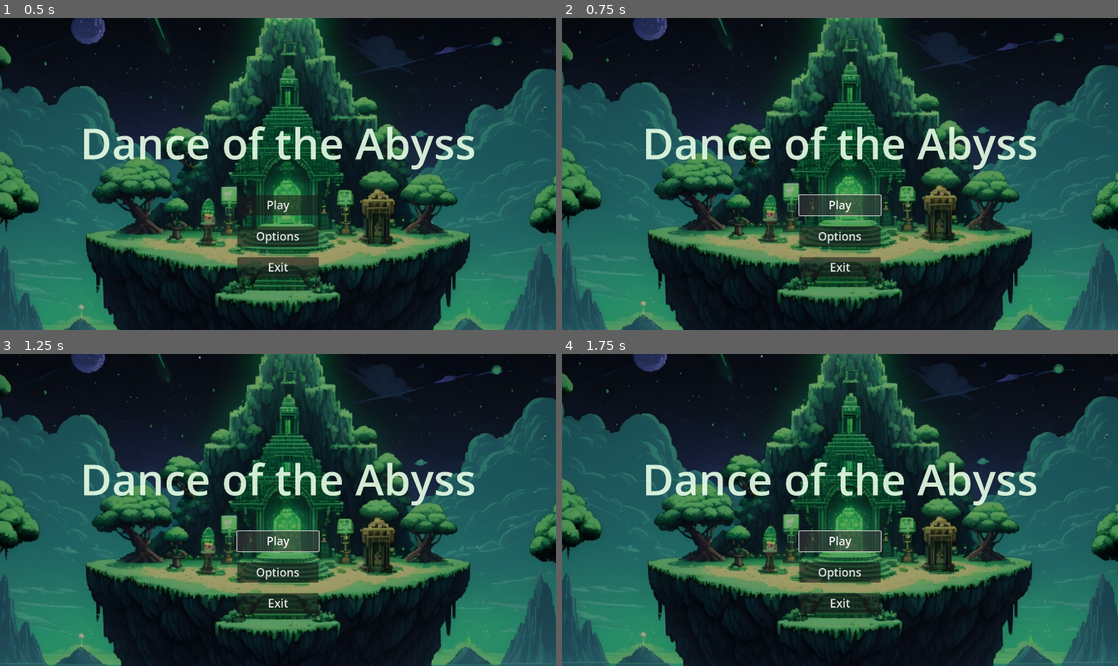
Above: before the commit, frames 1-4 (two rows, left to right).
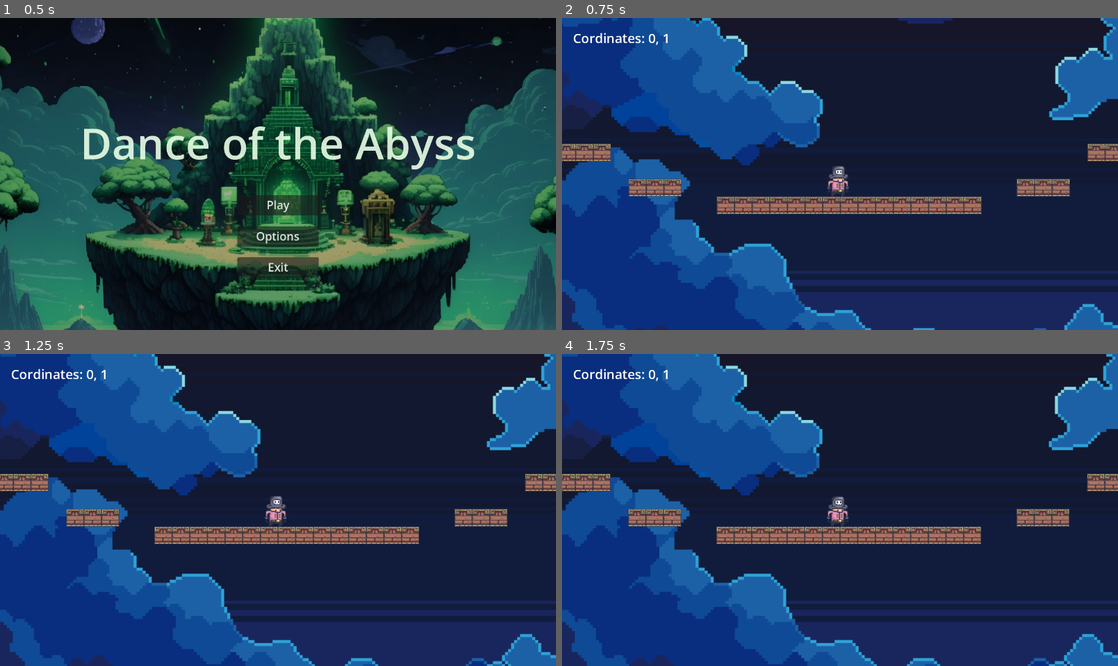
Above: after the commit, the same moments.

Repository: Mykhail024/DanceOfTheAbyss
Game: Godot game, scene res://src/MainMenu/main_menu.tscn
The game is run twice, just before and just after one commit, with the same random seed, the same clock (stepped at 60 frames per second) and the same inputs.
Inputs (mouse positions are in pixels of both pictures, inside the frame that each line leads up to):
- Up to frame 1 (0.5 s): no input
- Up to frame 2 (0.75 s): click "Play" at 0.5 s
- Up to frame 3 (1.25 s): no input
- Up to frame 4 (1.75 s): click (840, 541) at 1.25 s, where only the run before the commit has a clickable "Play"

Frame 1 is identical in both runs. In frame 2, 84% of the frame differs, in the area x 0-100%, y 0-100%; in frame 3, 85%; in frame 4, 85%.

Commit message:
fixed scene path

Diff:
--- a/src/MainMenu/main_menu.gd
+++ b/src/MainMenu/main_menu.gd
@@ -15,7 +15,8 @@
 	get_tree().quit();
 
 func play():
-	get_tree().change_scene_to_file("res://World/Levels/Lvl1.tscn")
+	get_tree().change_scene_to_file("res://src/World/Levels/Lvl1.tscn")
+	Input.set_mouse_mode(Input.MOUSE_MODE_HIDDEN)
 
 func settings():
 	pass
--- a/src/World/Levels/Lvl1.gd
+++ b/src/World/Levels/Lvl1.gd
@@ -27,4 +27,4 @@
 		game_paused = !game_paused
 
 func retry() -> void:
-	get_tree().change_scene_to_file("res://World/Levels/Lvl1.tscn")
+	get_tree().change_scene_to_file("res://src/World/Levels/Lvl1.tscn")
--- a/src/World/menu.gd
+++ b/src/World/menu.gd
@@ -8,17 +8,22 @@
 
 func _main_menu() -> void:
 	world.game_paused = false
-	get_tree().change_scene_to_file("res://MainMenu/main_menu.tscn")
+	get_tree().change_scene_to_file("res://src/MainMenu/main_menu.tscn")
+	Input.set_mouse_mode(Input.MOUSE_MODE_VISIBLE)
 
 func _resume() -> void :
 	world.game_paused = false
+	Input.set_mouse_mode(Input.MOUSE_MODE_HIDDEN)
 
 func _retry() -> void:
 	world.game_paused = false
 	world.retry()
+	Input.set_mouse_mode(Input.MOUSE_MODE_HIDDEN)
 
 func _on_toggled_game_paused(is_paused : bool):
 	if(is_paused):
+		Input.set_mouse_mode(Input.MOUSE_MODE_VISIBLE)
 		show()
 	else:
+		Input.set_mouse_mode(Input.MOUSE_MODE_HIDDEN)
 		hide()
